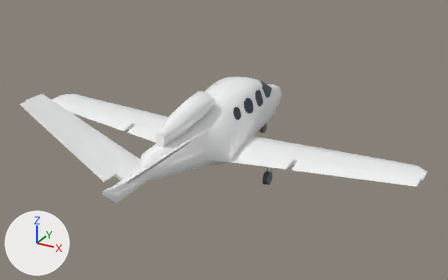
Renders of the glTF model aircraft/cirrus-vision-jet/Cirrus_Vision_Jet_LOD3.glb from each side of a commit.
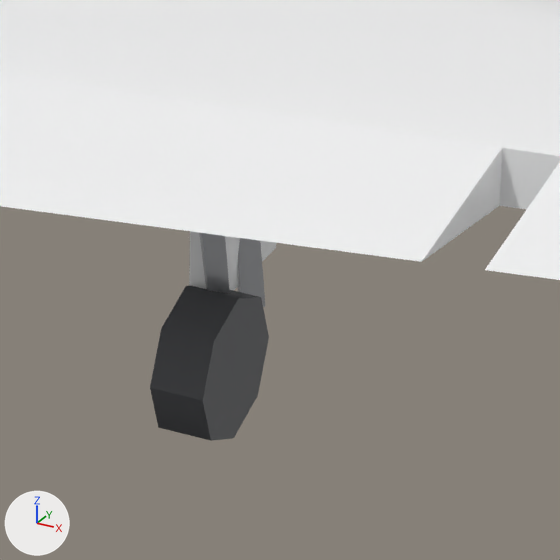
There are two pictures of each version: one whole from a camera (50 mm lens) standing at (8.12, -14.62, 8.16) and looking at (0.45, -0.67, 1.18), one close up on the part from 56% to 66% of the width and 52% to 70% of the height. Arrows for +X, +Y and +Z are at lower left; the lights stay in place. The older version's two pictures come first. Where no turn or scale is listed for an object, it has been applied to the vertices.

The first close-up shows 'Aileron_Right', 'Flap_Right', 'GearDoor_Right', 'LandingGear_Right', 'Wheel_Right', 'Wing_Right'.
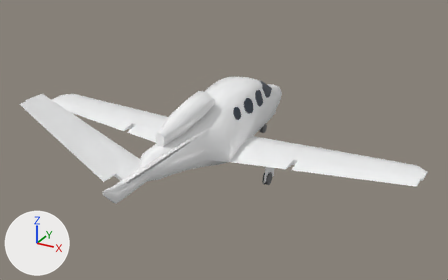
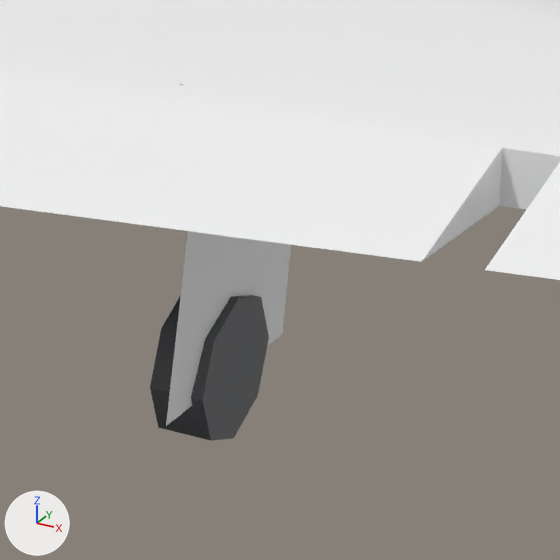
Changed parts and their boxes [x1, y1, x2, y2] in the close-ups (560 x 560 px):
'BayDoor_Main_Right', added
    after: [166, 231, 291, 426]
'GearDoor_Right', deleted
    before: [189, 231, 276, 291]
'LandingGear_Right', unchanged, covered by the edit
    before: [199, 233, 265, 307]

Edits to the bpy script that builds the scene:
```text
Add me_baydoor_main_right:
    me_baydoor_main_right.from_pydata([(-0.035, -0.364, -0.656), (-0.035, 0.306, -0.707), (0.0, 0.317, -0.024), (0.0, -0.317, 0.024)], [], [(0, 2, 3), (0, 1, 2)])
    me_baydoor_main_right.materials.append(mat_sf50_paint)  # white #f4f5f5
Remove ob_geardoor_right:
    ob_geardoor_right = bpy.data.objects.new('GearDoor_Right', me_geardoor_right)
    ob_geardoor_right.location = (0.0, 0.0, 0.0)
Add ob_baydoor_main_right:
    ob_baydoor_main_right = bpy.data.objects.new('BayDoor_Main_Right', me_baydoor_main_right)
    ob_baydoor_main_right.location = (1.78, -0.396, 0.83)
```
